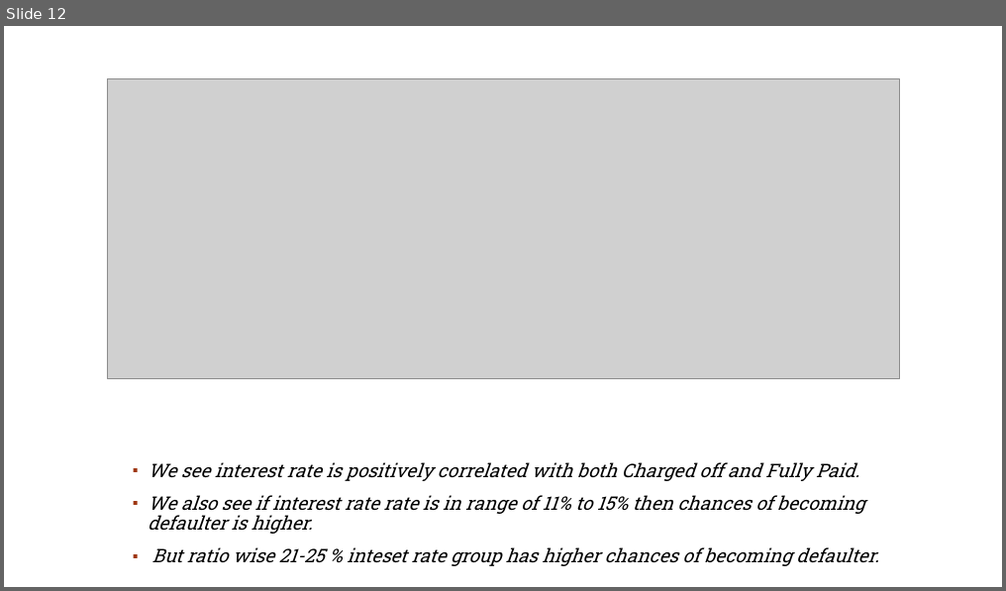
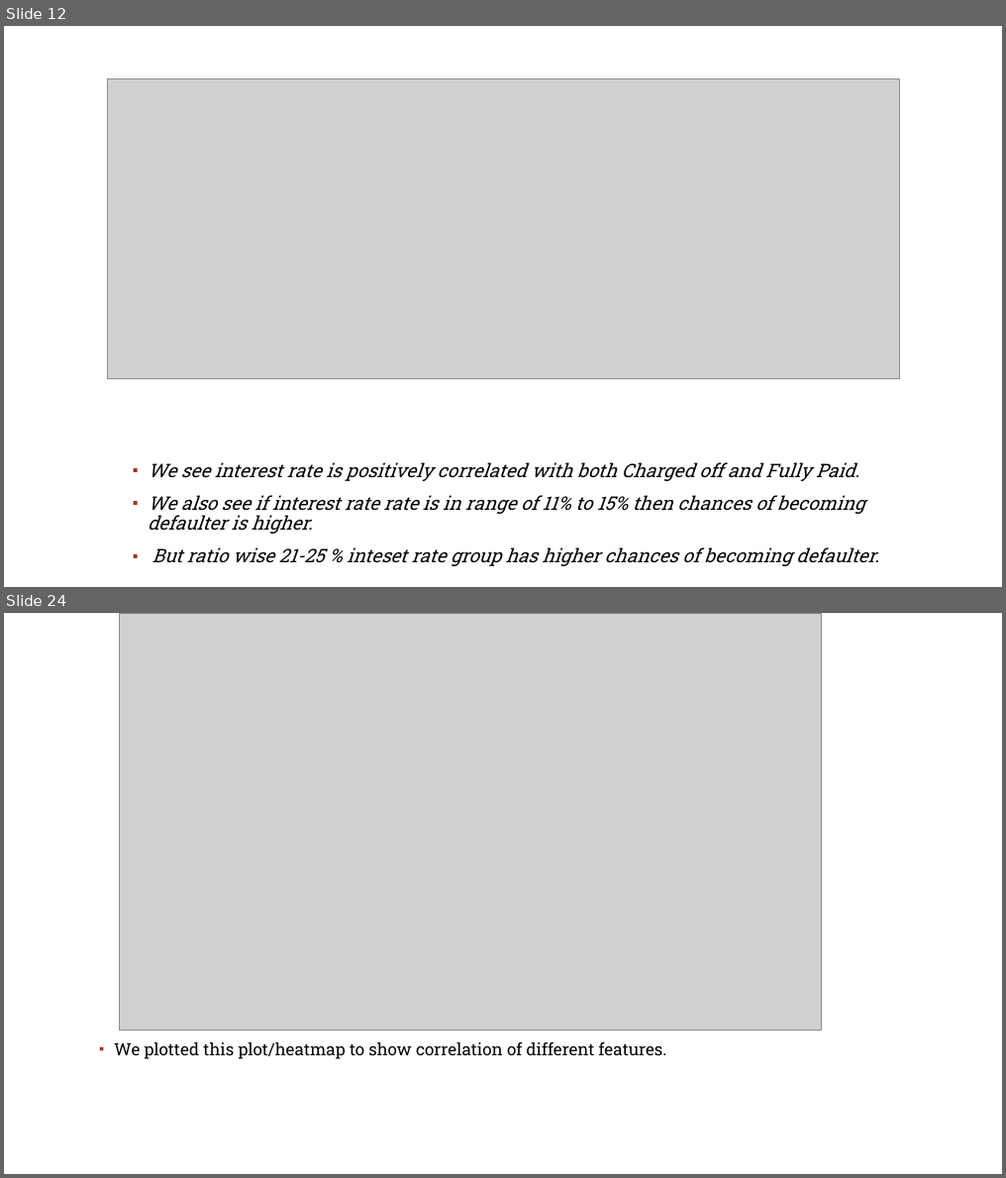
Before and after one commit to rahul2july/lendingclubcasestudy, a slide deck: lendingclubcasestudy.pptx. Shown one above the other, each under a label of ours: slide 12 before the commit, slides 12 and 24 after it; the slides between them are not shown. The pictures are 1006x591 and 1006x1178 pixels, drawn with LibreOffice and Linux fonts; fonts in the diff are those of the drawing; grey boxes stand for pictures; background and template pictures are left out. Boxes give left, top, right and bottom in pixels: in the first picture for what was removed or moved away, otherwise in the second. Text is boxed around its words. In the diff, an @@ line names an element or a change of style, - is before the commit and + after.

```diff
--- a/lendingclubcasestudy.pptx
+++ b/lendingclubcasestudy.pptx
@@ slide 24 added at bbox=[4, 613, 1002, 1174], background #FFFFFF; not listed: 1 template element that a slide beside it also shows @@
@@ picture added at bbox=[119, 613, 822, 1031] @@
@@ text added at bbox=[114, 1043, 667, 1059], 16.1 pt, text #000000 @@
+▪ We plotted this plot/heatmap to show correlation of different features.
```
Also in this commit, not shown: 2 slides changed, 11 other slides added, 2 other files.
